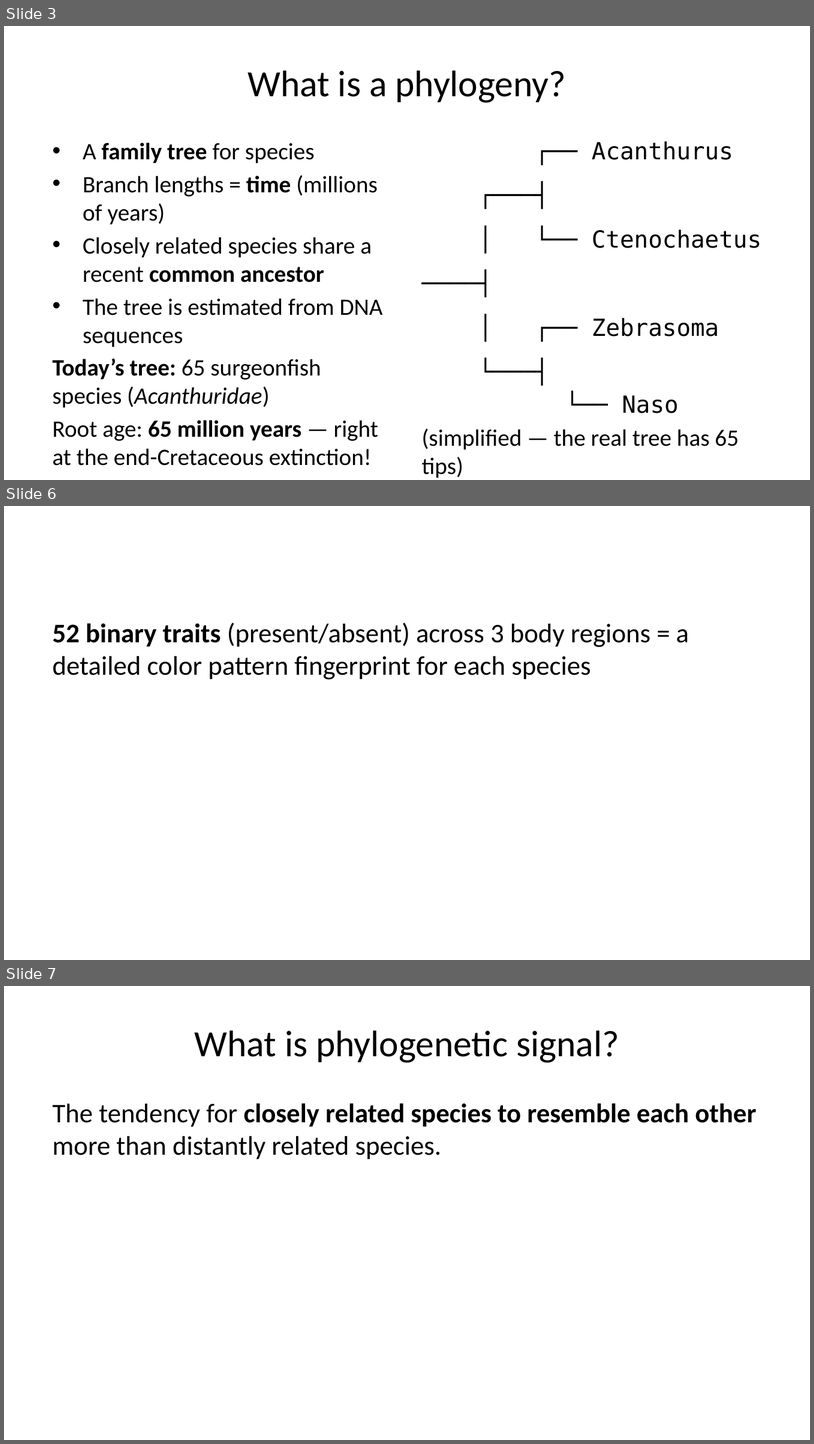
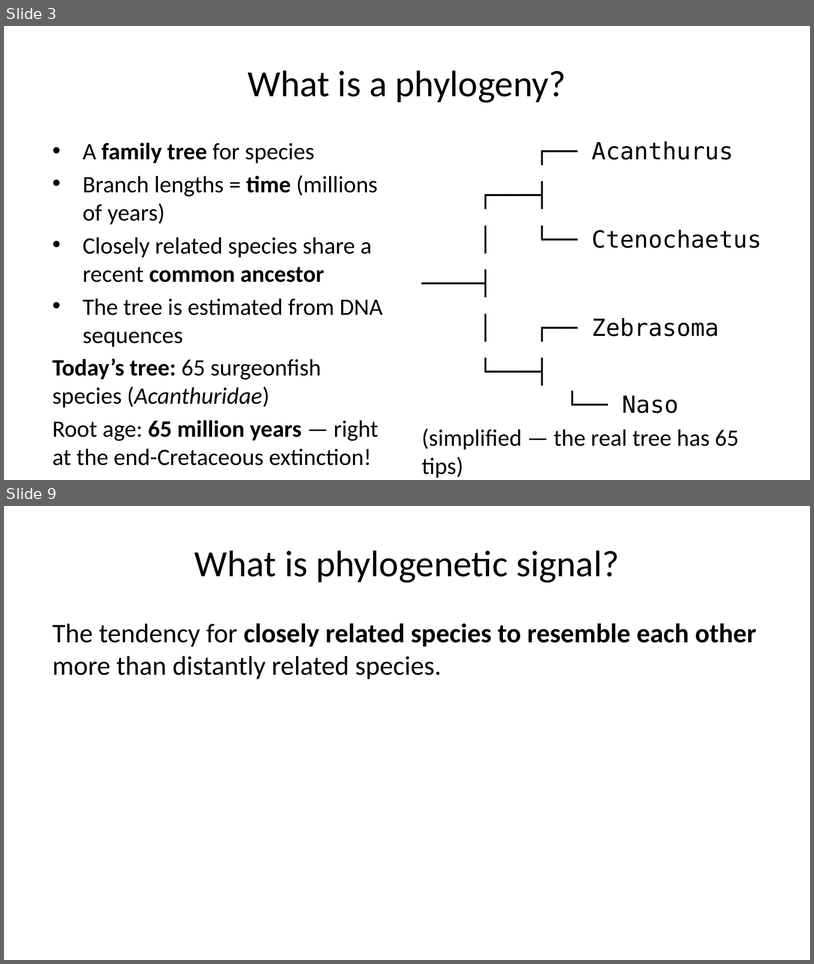
Before and after one commit to michaelalfaro/eeb187-demos, a slide deck: slides/demo7-intro-slides.pptx. Shown one above the other, each under a label of ours: slides 3, 6 and 7 before the commit, slides 3 and 9 after it; the slides between them are not shown. The pictures are 814x1444 and 814x964 pixels, drawn with LibreOffice and Linux fonts; fonts in the diff are those of the drawing. Boxes give left, top, right and bottom in pixels: in the first picture for what was removed or moved away, otherwise in the second. Text is boxed around its words. In the diff, an @@ line names an element or a change of style, - is before the commit and + after.

```diff
--- a/slides/demo7-intro-slides.pptx
+++ b/slides/demo7-intro-slides.pptx
@@ slide 6 removed at [4, 506, 810, 960], background #FFFFFF @@
@@ text removed at [53, 622, 689, 679] @@
-52 binary traits (present/absent) across 3 body regions = a detailed color pattern fingerprint for each species
@@ what was slide 7 is now slide 9 @@
```
Also in this commit, not shown: 5 slides added, 2 other slides removed, 29 other files.
